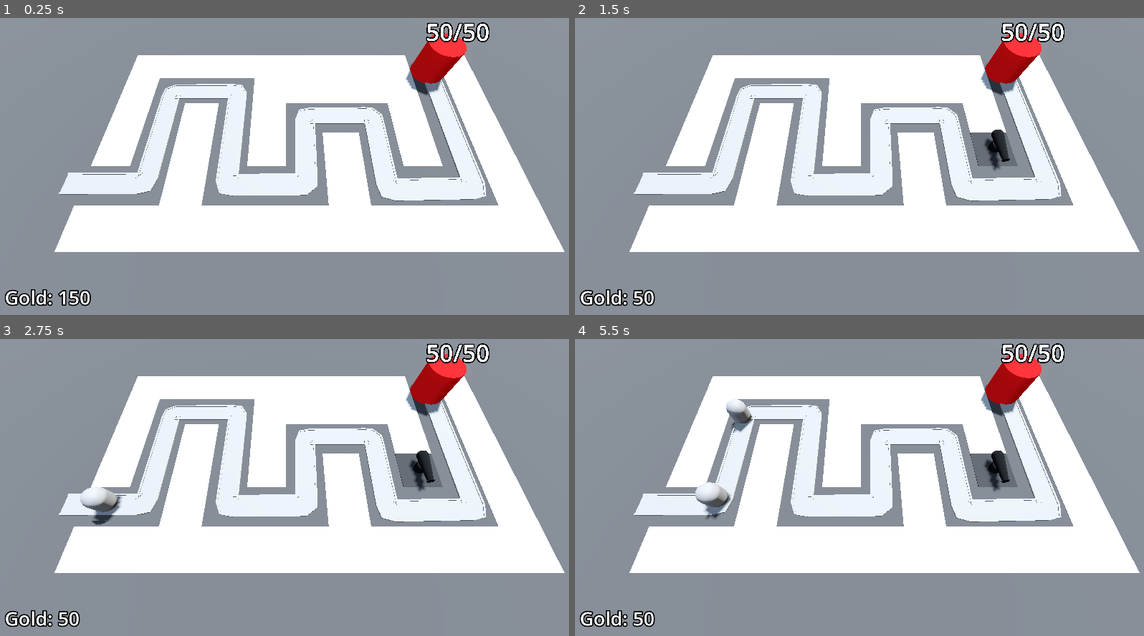
Above: before the commit, frames 1-4 (two rows, left to right).
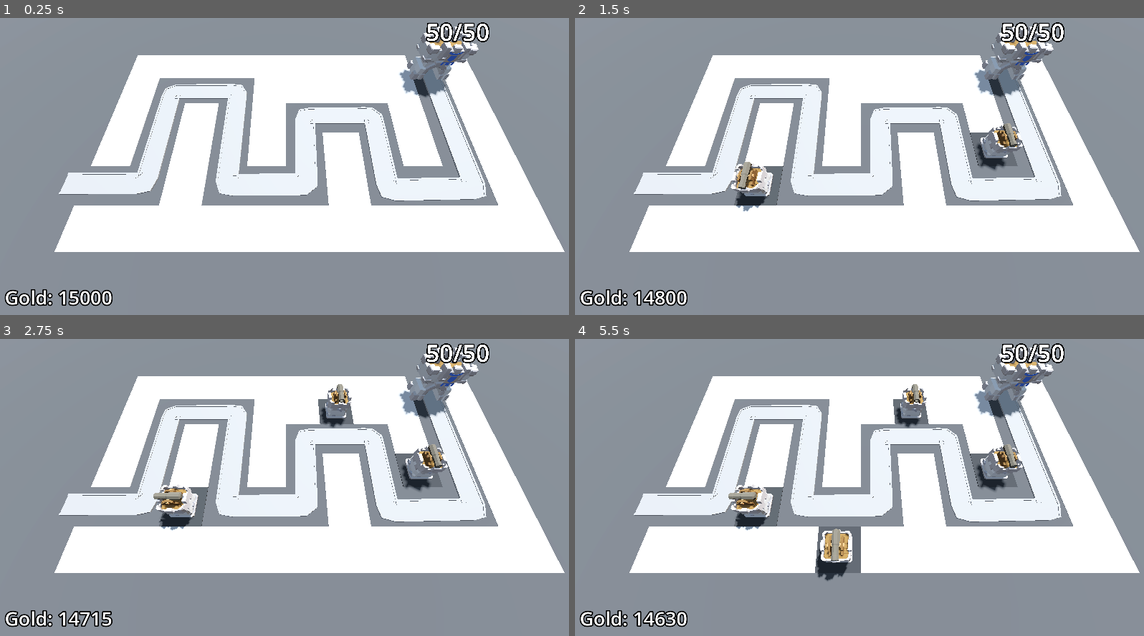
Above: after the commit, the same moments.

Repository: Ghosty-CodeX/Barbarian_Blaster
Game: Godot game, scene res://Scenes/Levels/BaseLevel.tscn
The game is run twice, just before and just after one commit, with the same random seed, the same clock (stepped at 60 frames per second) and the same inputs.
Inputs (mouse positions are in pixels of both pictures, inside the frame that each line leads up to):
- Up to frame 1 (0.25 s): no input
- Up to frame 2 (1.5 s): tap Enter at 0.5 s; move the mouse to (984, 136) at 0.52 s; press the mouse at (984, 136) at 0.53 s; tap Space at 1.25 s; move the mouse to (745, 169) at 1.27 s; release the mouse at (745, 169) at 1.28 s; click (745, 169) at 1.35 s
- Up to frame 3 (2.75 s): tap Enter at 2 s; move the mouse to (341, 404) at 2.02 s; press the mouse at (341, 404) at 2.03 s
- Up to frame 4 (5.5 s): move the mouse to (831, 540) at 2.77 s; release the mouse at (831, 540) at 2.78 s; click (831, 540) at 2.85 s; move the mouse to (1035, 523) at 3.52 s; press the mouse at (1035, 523) at 3.53 s; move the mouse to (688, 428) at 4.27 s; release the mouse at (688, 428) at 4.28 s; click (688, 428) at 4.35 s; move the mouse to (887, 475) at 5.02 s; press the mouse at (887, 475) at 5.03 s

The runs differ from the first frame. In frame 1, 1.6% of the frame differs, in the area x 15-85%, y 2-98%; in frame 2, 3.6%; in frame 3, 4.6%; in frame 4, 6.1%, in the area x 10-85%, y 2-98%.

Commit message:
Using assets

Diff:
--- a/Scenes/Base/base.tscn
+++ b/Scenes/Base/base.tscn
@@ -1,19 +1,10 @@
 [gd_scene load_steps=3 format=3 uid="uid://dngj8xq5n8hum"]
 
 [ext_resource type="Script" uid="uid://c8v77dsamo2s1" path="res://Scenes/Base/Scripts/base.gd" id="1_3m01j"]
-
-[sub_resource type="StandardMaterial3D" id="StandardMaterial3D_60lao"]
-albedo_color = Color(1, 0, 0, 1)
+[ext_resource type="PackedScene" uid="uid://cgrcutijhpxjb" path="res://Assets/Base.glb" id="2_sqd20"]
 
 [node name="Base" type="Node3D" groups=["base"]]
 script = ExtResource("1_3m01j")
-
-[node name="CSGCylinder3D" type="CSGCylinder3D" parent="."]
-transform = Transform3D(1, 0, 0, 0, 1, 0, 0, 0, 1, 0, 2, 0)
-radius = 2.0
-height = 4.0
-sides = 32
-material = SubResource("StandardMaterial3D_60lao")
 
 [node name="Label3D" type="Label3D" parent="."]
 transform = Transform3D(1, 0, 0, 0, 1, 0, 0, 0, 1, 0, 5.5, 0)
@@ -21,3 +12,5 @@
 text = "Max_health"
 font_size = 500
 outline_size = 100
+
+[node name="Base" parent="." instance=ExtResource("2_sqd20")]
--- a/Scenes/Levels/BaseLevel.tscn
+++ b/Scenes/Levels/BaseLevel.tscn
@@ -145,6 +145,7 @@
 theme_override_constants/margin_right = 16
 theme_override_constants/margin_bottom = 16
 script = ExtResource("8_iyjcb")
+starting_gold = 15000
 
 [node name="Label" type="Label" parent="Bank"]
 layout_mode = 2
--- a/Scenes/Turret/turret.gd
+++ b/Scenes/Turret/turret.gd
@@ -8,18 +8,20 @@
 
 @onready var turret_barrel: MeshInstance3D = $TurretBase/TurretBarrel
 @onready var animation_player: AnimationPlayer = $AnimationPlayer
+@onready var cannon: Node3D = $TurretBase/TurretBarrel/Cannon
+@onready var turret_base: Node3D = $TurretBase
 
 func _physics_process(delta: float) -> void:
 	target = find_best_target()
 	if target:
-		look_at(target.global_position, Vector3.UP, true)
+		turret_base.look_at(target.global_position, Vector3.UP, true)
 
 func _on_timer_timeout() -> void:
 	if target:
 		var shot = projectile.instantiate()
 		add_child(shot)
-		shot.global_position = turret_barrel.global_position
-		shot.direction = global_transform.basis.z
+		shot.global_position = cannon.global_position
+		shot.direction = turret_base.global_transform.basis.z
 		animation_player.play("fire")
 
 func find_best_target() -> PathFollow3D:
--- a/Scenes/Turret/turret.tscn
+++ b/Scenes/Turret/turret.tscn
@@ -3,14 +3,8 @@
 [ext_resource type="Script" uid="uid://1xdxe6ibonjn" path="res://Scenes/Turret/turret.gd" id="1_etrqn"]
 [ext_resource type="Material" uid="uid://b1qpovjep2b5q" path="res://Scenes/Turret/TurretMaterial.tres" id="1_g21w5"]
 [ext_resource type="PackedScene" uid="uid://cf2ivghmtsnmg" path="res://Scenes/Turret/projectile.tscn" id="2_etrqn"]
-
-[sub_resource type="CylinderMesh" id="CylinderMesh_7q7yc"]
-height = 1.0
-
-[sub_resource type="CylinderMesh" id="CylinderMesh_g21w5"]
-top_radius = 0.6
-bottom_radius = 0.6
-height = 0.6
+[ext_resource type="PackedScene" uid="uid://cykv12baseruj" path="res://Assets/Cannon.glb" id="4_r3tmf"]
+[ext_resource type="PackedScene" uid="uid://wltmc55wc5r7" path="res://Assets/TurretBase.glb" id="5_4vjm0"]
 
 [sub_resource type="CylinderMesh" id="CylinderMesh_etrqn"]
 material = ExtResource("1_g21w5")
@@ -68,33 +62,35 @@
 script = ExtResource("1_etrqn")
 projectile = ExtResource("2_etrqn")
 
-[node name="TurretBase" type="MeshInstance3D" parent="."]
+[node name="TurretBase" type="Node3D" parent="."]
 transform = Transform3D(1, 0, 0, 0, 1, 0, 0, 0, 1, 0, 0.5, 0)
-material_override = ExtResource("1_g21w5")
-mesh = SubResource("CylinderMesh_7q7yc")
 
-[node name="TurretTop" type="MeshInstance3D" parent="TurretBase"]
+[node name="TurretTop" type="Node3D" parent="TurretBase"]
 transform = Transform3D(1, 0, 0, 0, 1, 0, 0, 0, 1, 0, 0.3, 0)
-material_override = ExtResource("1_g21w5")
-mesh = SubResource("CylinderMesh_g21w5")
 
 [node name="TurretBarrel" type="MeshInstance3D" parent="TurretBase"]
-transform = Transform3D(1.4, 0, 0, 0, -6.11959e-08, -1.4, 0, 1.4, -6.11959e-08, 0, 0.85, 0.5)
+transform = Transform3D(0.17, 0, 0, 0, -7.43094e-09, -0.17, 0, 0.17, -7.43094e-09, 0, 0.85, 0.5)
 mesh = SubResource("CylinderMesh_etrqn")
 
 [node name="BarrelRing" type="MeshInstance3D" parent="TurretBase/TurretBarrel"]
 transform = Transform3D(0.64, 0, 0, 0, 0.64, 0, 0, 0, 0.64, 0, 1, 0)
+visible = false
 material_override = ExtResource("1_g21w5")
 mesh = SubResource("TorusMesh_d3rns")
 
 [node name="BarrelBack" type="MeshInstance3D" parent="TurretBase/TurretBarrel"]
 transform = Transform3D(0.795, 0, 0, 0, 0.795, 0, 0, 0, 0.795, 0, -1.005, 0)
+visible = false
 material_override = ExtResource("1_g21w5")
 mesh = SubResource("SphereMesh_om1gn")
 
 [node name="BarrelFlint" type="MeshInstance3D" parent="TurretBase/TurretBarrel"]
 transform = Transform3D(1, 0, 0, 0, -4.37114e-08, 0.335, 0, -1, -1.46433e-08, 0.00642489, -0.945372, -0.447935)
+visible = false
 mesh = SubResource("TextMesh_r3tmf")
+
+[node name="Cannon" parent="TurretBase/TurretBarrel" instance=ExtResource("4_r3tmf")]
+transform = Transform3D(5.88235, 0, 0, 0, -2.57126e-07, 5.88235, 0, -5.88235, -2.57126e-07, 0, -2.94118, -4.41176)
 
 [node name="Timer" type="Timer" parent="."]
 autostart = true
@@ -104,4 +100,6 @@
 &"": SubResource("AnimationLibrary_r3tmf")
 }
 
+[node name="TurretBase2" parent="." instance=ExtResource("5_4vjm0")]
+
 [connection signal="timeout" from="Timer" to="." method="_on_timer_timeout"]
Binary file added: Assets/Base.glb
Not shown, added: Assets/Base.glb.import
Binary file added: Assets/Base_Castle-metallic.png-Castle-roughness.png
Not shown, added: Assets/Base_Castle-metallic.png-Castle-roughness.png.import
Binary file added: Assets/Base_castle-colour-palette.png
Not shown, added: Assets/Base_castle-colour-palette.png.import
Binary file added: Assets/Cannon.glb
Not shown, added: Assets/Cannon.glb.import
Binary file added: Assets/Cannon_Castle-metallic.png-Castle-roughness.png
Not shown, added: Assets/Cannon_Castle-metallic.png-Castle-roughness.png.import
Binary file added: Assets/Cannon_castle-colour-palette.png
Not shown, added: Assets/Cannon_castle-colour-palette.png.import
(and 18 more such lines)
